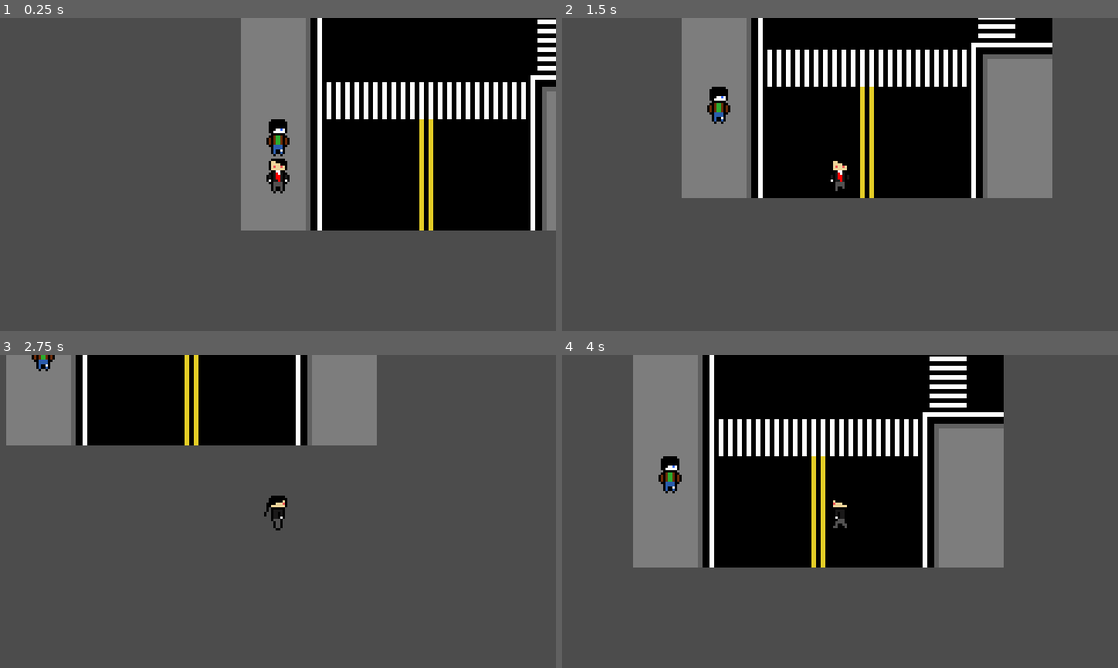
Above: before the commit, frames 1-4 (two rows, left to right).
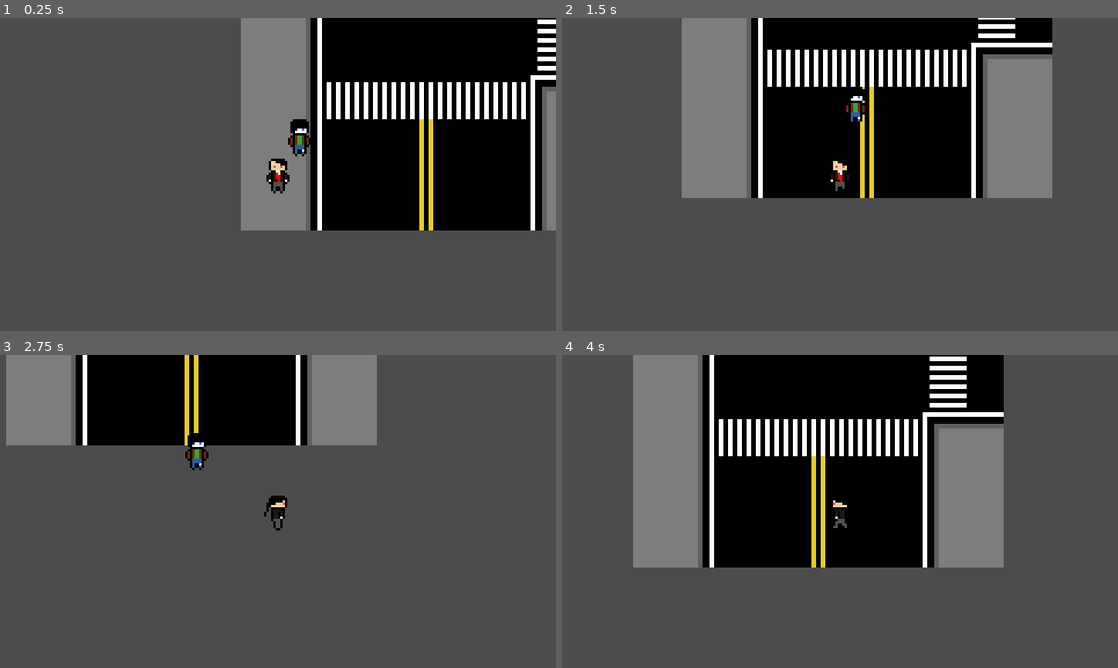
Above: after the commit, the same moments.

Repository: Jam-Bam/Who-is-the-Enemy-V1
Game: Godot game, scene res://Base.tscn
Two runs of this game, one before a commit and one after it. Both use one fixed random seed, a clock stepped at 60 frames per second and the inputs below.
Inputs:
- Up to frame 1 (0.25 s): no input
- Up to frame 2 (1.5 s): hold Right (ui_right) 0.53-1.28 s; hold Down (ui_down) from 1.28 s (still down)
- Up to frame 3 (2.75 s): release Down (ui_down) at 2.03 s; hold Right (ui_right) from 2.03 s (still down)
- Up to frame 4 (4 s): release Right (ui_right) at 2.78 s; hold Up (ui_up) 2.78-3.53 s; hold Left (ui_left) from 3.53 s (still down)

The runs differ from the first frame. In frame 1, 0.7% of the frame differs, in the area x 47-56%, y 32-45%; in frame 2, 0.6%; in frame 3, 0.4%; in frame 4, 0.4%.

Commit message:
moved some folders, added movment to NPC

Diff:
--- a/Base.tscn
+++ b/Base.tscn
@@ -1,8 +1,8 @@
 [gd_scene load_steps=5 format=2]
 
 [ext_resource path="res://Music/The Adventure Begins 8-bit remix.ogg" type="AudioStream" id=1]
-[ext_resource path="res://Sprites/Tiles/city.tres" type="TileSet" id=2]
-[ext_resource path="res://NPC.tscn" type="PackedScene" id=3]
+[ext_resource path="res://Tiles/city.tres" type="TileSet" id=2]
+[ext_resource path="res://NPCs/NPC.tscn" type="PackedScene" id=3]
 [ext_resource path="res://Player/Player.tscn" type="PackedScene" id=4]
 
 [node name="Node" type="Node"]
@@ -22,17 +22,3 @@
 
 [node name="KinematicBody2D" parent="." instance=ExtResource( 4 )]
 position = Vector2( 328, 80 )
-
-[node name="CanvasLayer" type="CanvasLayer" parent="."]
-
-[node name="Control" type="Control" parent="CanvasLayer"]
-margin_right = 40.0
-margin_bottom = 40.0
-
-[node name="Container" type="Container" parent="CanvasLayer/Control"]
-margin_right = 40.0
-margin_bottom = 40.0
-
-[node name="CenterContainer" type="CenterContainer" parent="CanvasLayer/Control/Container"]
-margin_right = 40.0
-margin_bottom = 40.0
--- /dev/null
+++ b/CodeFolder/directions.gd
@@ -0,0 +1,18 @@
+extends Node
+
+const left = Vector2(-1,0)
+const right = Vector2(1,0)
+const up = Vector2(0,-1)
+const down = Vector2(0,1)
+
+func rand():
+	var d = randi() % 4 + 1
+	match d:
+		1:
+			return left
+		2:
+			return right
+		3:
+			return up
+		4:
+			return down
--- a/NPC.gd
+++ /dev/null
@@ -1 +0,0 @@
-extends KinematicBody2D
--- /dev/null
+++ b/NPCs/NPC.gd
@@ -0,0 +1,18 @@
+extends KinematicBody2D
+
+const SPEED = 40
+var movedir = Vector2(0,0)
+var movetimer_length = 100
+var movetimer = 0
+
+func movement_loop():
+	var motion = movedir.normalized() * SPEED
+	move_and_slide(motion, Vector2(0,0))
+
+func _physics_process(delta):
+	movement_loop()
+	if movetimer > 0:
+		movetimer -= 1
+	if movetimer == 0 || is_on_wall():
+		movedir = dir.rand()
+		movetimer = movetimer_length
--- a/NPC.tscn
+++ b/NPCs/NPC.tscn
@@ -1,10 +1,10 @@
-[gd_scene load_steps=8 format=2]
+[gd_scene load_steps=9 format=2]
 
-[ext_resource path="res://NPC.gd" type="Script" id=1]
-[ext_resource path="res://Sprites/Leather Man/lidle0.png" type="Texture" id=2]
-[ext_resource path="res://Sprites/Leather Man/lidle1.png" type="Texture" id=3]
-[ext_resource path="res://Sprites/Leather Man/lidle2.png" type="Texture" id=4]
-[ext_resource path="res://Sprites/Leather Man/lidle3.png" type="Texture" id=5]
+[ext_resource path="res://NPCs/NPC.gd" type="Script" id=1]
+[ext_resource path="res://NPCs/Leather Man/lidle0.png" type="Texture" id=2]
+[ext_resource path="res://NPCs/Leather Man/lidle3.png" type="Texture" id=3]
+[ext_resource path="res://NPCs/Leather Man/lidle1.png" type="Texture" id=4]
+[ext_resource path="res://NPCs/Leather Man/lidle2.png" type="Texture" id=5]
 
 [sub_resource type="SpriteFrames" id=1]
 animations = [ {
@@ -15,22 +15,25 @@
 }, {
 "frames": [ ExtResource( 3 ) ],
 "loop": true,
-"name": "idlel",
+"name": "idler",
 "speed": 5.0
 }, {
 "frames": [ ExtResource( 4 ) ],
 "loop": true,
-"name": "idleu",
+"name": "idlel",
 "speed": 5.0
 }, {
 "frames": [ ExtResource( 5 ) ],
 "loop": true,
-"name": "idler",
+"name": "idleu",
 "speed": 5.0
 } ]
 
 [sub_resource type="RectangleShape2D" id=2]
 extents = Vector2( 5, 2 )
+
+[sub_resource type="RectangleShape2D" id=3]
+extents = Vector2( 14, 14 )
 
 [node name="NPC" type="KinematicBody2D" groups=[
 "NPC",
@@ -43,8 +46,13 @@
 centered = false
 
 [node name="CollisionShape2D" type="CollisionShape2D" parent="."]
+visible = false
 position = Vector2( 8, 3 )
 shape = SubResource( 2 )
 
-[node name="Area2D" type="Area2D" parent="."]
+[node name="askDetection" type="Area2D" parent="."]
 position = Vector2( 8, 3 )
+
+[node name="CollisionShape2D" type="CollisionShape2D" parent="askDetection"]
+position = Vector2( -0.112572, 4.61547 )
+shape = SubResource( 3 )
--- a/Player.tscn
+++ /dev/null
@@ -1,81 +0,0 @@
-[gd_scene load_steps=16 format=2]
-
-[ext_resource path="res://KinematicBody2D.gd" type="Script" id=1]
-[ext_resource path="res://Sprites/Player/down0.png" type="Texture" id=2]
-[ext_resource path="res://Sprites/Player/down1.png" type="Texture" id=3]
-[ext_resource path="res://Sprites/Player/idle0.png" type="Texture" id=4]
-[ext_resource path="res://Sprites/Player/idle2.png" type="Texture" id=5]
-[ext_resource path="res://Sprites/Player/idle1.png" type="Texture" id=6]
-[ext_resource path="res://Sprites/Player/side0.png" type="Texture" id=7]
-[ext_resource path="res://Sprites/Player/side1.png" type="Texture" id=8]
-[ext_resource path="res://Sprites/Player/side2.png" type="Texture" id=9]
-[ext_resource path="res://Sprites/Player/side3.png" type="Texture" id=10]
-[ext_resource path="res://Sprites/Player/up0.png" type="Texture" id=11]
-[ext_resource path="res://Sprites/Player/up1.png" type="Texture" id=12]
-[ext_resource path="res://Button.gd" type="Script" id=13]
-
-[sub_resource type="SpriteFrames" id=1]
-animations = [ {
-"frames": [ ExtResource( 2 ), ExtResource( 3 ) ],
-"loop": true,
-"name": "walkd",
-"speed": 5.0
-}, {
-"frames": [ ExtResource( 4 ) ],
-"loop": true,
-"name": "idled",
-"speed": 5.0
-}, {
-"frames": [ ExtResource( 5 ) ],
-"loop": true,
-"name": "idleu",
-"speed": 5.0
-}, {
-"frames": [ ExtResource( 6 ) ],
-"loop": true,
-"name": "idles",
-"speed": 5.0
-}, {
-"frames": [ ExtResource( 7 ), ExtResource( 8 ), ExtResource( 9 ), ExtResource( 10 ) ],
-"loop": true,
-"name": "walks",
-"speed": 5.0
-}, {
-"frames": [ ExtResource( 11 ), ExtResource( 12 ) ],
-"loop": true,
-"name": "walku",
-"speed": 5.0
-} ]
-
-[sub_resource type="RectangleShape2D" id=2]
-extents = Vector2( 5, 7 )
-
-[node name="KinematicBody2D" type="KinematicBody2D"]
-script = ExtResource( 1 )
-
-[node name="Sprite" type="AnimatedSprite" parent="."]
-frames = SubResource( 1 )
-animation = "idled"
-centered = false
-
-[node name="CollisionShape2D" type="CollisionShape2D" parent="."]
-position = Vector2( 8, 8 )
-shape = SubResource( 2 )
-
-[node name="Camera2D" type="Camera2D" parent="."]
-position = Vector2( 8, 8 )
-current = true
-drag_margin_h_enabled = false
-drag_margin_v_enabled = false
-
-[node name="Button" type="Button" parent="Camera2D"]
-margin_left = -117.959
-margin_top = -65.2176
-margin_right = -37.9588
-margin_bottom = -45.2176
-rect_scale = Vector2( 1.09071, 1.12528 )
-custom_colors/font_color = Color( 1, 0.0156863, 0.0156863, 1 )
-text = "100"
-script = ExtResource( 13 )
-[connection signal="pressed" from="Camera2D/Button" to="Camera2D/Button" method="_on_Button_pressed"]
-[connection signal="ready" from="Camera2D/Button" to="Camera2D/Button" method="_on_Button_ready"]
--- a/Player/KinematicBody2D.gd
+++ b/Player/Player.gd
@@ -1,7 +1,7 @@
 extends KinematicBody2D
 
 const SPEED = 70
-const movedir = Vector2(0,0)
+var movedir = Vector2(0,0)
 var lastmotion
 
 func _physics_process(delta):
--- a/Player/Player.tscn
+++ b/Player/Player.tscn
@@ -1,23 +1,23 @@
 [gd_scene load_steps=15 format=2]
 
-[ext_resource path="res://Player/KinematicBody2D.gd" type="Script" id=1]
-[ext_resource path="res://Sprites/Player/Main Character/MC-IdleBack.png.png" type="Texture" id=2]
-[ext_resource path="res://Sprites/Player/Main Character/MC-FrontAni0.png.png" type="Texture" id=3]
-[ext_resource path="res://Sprites/Player/Main Character/MC-FrontAni1.png.png" type="Texture" id=4]
-[ext_resource path="res://Sprites/Player/Main Character/MC-IdleFront.png.png" type="Texture" id=5]
-[ext_resource path="res://Sprites/Player/Main Character/MC-BackAni0.png.png" type="Texture" id=6]
-[ext_resource path="res://Sprites/Player/Main Character/MC-BackAni1.png.png" type="Texture" id=7]
-[ext_resource path="res://Sprites/Player/Main Character/MC-LeftAni0.png.png" type="Texture" id=8]
-[ext_resource path="res://Sprites/Player/Main Character/MC-LeftAni1.png.png" type="Texture" id=9]
-[ext_resource path="res://Sprites/Player/Main Character/MC-LeftAni2.png.png" type="Texture" id=10]
-[ext_resource path="res://Sprites/Player/Main Character/MC-LeftAni3.png.png" type="Texture" id=11]
-[ext_resource path="res://Sprites/Player/Main Character/MC-IdleLeft.png.png" type="Texture" id=12]
+[ext_resource path="res://Player/Player.gd" type="Script" id=1]
+[ext_resource path="res://Player/Main Character Sprites/MC-IdleFront.png.png" type="Texture" id=2]
+[ext_resource path="res://Player/Main Character Sprites/MC-FrontAni0.png.png" type="Texture" id=3]
+[ext_resource path="res://Player/Main Character Sprites/MC-FrontAni1.png.png" type="Texture" id=4]
+[ext_resource path="res://Player/Main Character Sprites/MC-IdleBack.png.png" type="Texture" id=5]
+[ext_resource path="res://Player/Main Character Sprites/MC-LeftAni0.png.png" type="Texture" id=6]
+[ext_resource path="res://Player/Main Character Sprites/MC-LeftAni1.png.png" type="Texture" id=7]
+[ext_resource path="res://Player/Main Character Sprites/MC-LeftAni2.png.png" type="Texture" id=8]
+[ext_resource path="res://Player/Main Character Sprites/MC-LeftAni3.png.png" type="Texture" id=9]
+[ext_resource path="res://Player/Main Character Sprites/MC-IdleLeft.png.png" type="Texture" id=10]
+[ext_resource path="res://Player/Main Character Sprites/MC-BackAni0.png.png" type="Texture" id=11]
+[ext_resource path="res://Player/Main Character Sprites/MC-BackAni1.png.png" type="Texture" id=12]
 
 [sub_resource type="SpriteFrames" id=1]
 animations = [ {
 "frames": [ ExtResource( 2 ) ],
 "loop": true,
-"name": "idleu",
+"name": "idled",
 "speed": 5.0
 }, {
 "frames": [ ExtResource( 3 ), ExtResource( 4 ) ],
@@ -27,22 +27,22 @@
 }, {
 "frames": [ ExtResource( 5 ) ],
 "loop": true,
-"name": "idled",
+"name": "idleu",
 "speed": 5.0
 }, {
-"frames": [ ExtResource( 6 ), ExtResource( 7 ) ],
-"loop": true,
-"name": "walku",
-"speed": 5.0
-}, {
-"frames": [ ExtResource( 8 ), ExtResource( 9 ), ExtResource( 10 ), ExtResource( 11 ) ],
+"frames": [ ExtResource( 6 ), ExtResource( 7 ), ExtResource( 8 ), ExtResource( 9 ) ],
 "loop": true,
 "name": "walks",
 "speed": 5.0
 }, {
-"frames": [ ExtResource( 12 ) ],
+"frames": [ ExtResource( 10 ) ],
 "loop": true,
 "name": "idles",
+"speed": 5.0
+}, {
+"frames": [ ExtResource( 11 ), ExtResource( 12 ) ],
+"loop": true,
+"name": "walku",
 "speed": 5.0
 } ]
 
--- a/Sprites/Tiles/city.tres
+++ b/Tiles/city.tres
@@ -1,6 +1,7 @@
 [gd_resource type="TileSet" load_steps=2 format=2]
 
-[ext_resource path="res://Sprites/Tiles/City Tiles.png" type="Texture" id=1]
+[ext_resource path="res://Tiles/City Tiles.png" type="Texture" id=1]
+
 
 [resource]
 0/name = "SW"
--- a/default_env.tres
+++ /dev/null
@@ -1,7 +0,0 @@
-[gd_resource type="Environment" load_steps=2 format=2]
-
-[sub_resource type="ProceduralSky" id=1]
-
-[resource]
-background_mode = 2
-background_sky = SubResource( 1 )
--- a/project.godot
+++ b/project.godot
@@ -17,7 +17,10 @@
 
 config/name="RPG"
 run/main_scene="res://Base.tscn"
-config/icon="res://Sprites/icon.png"
+
+[autoload]
+
+dir="*res://CodeFolder/directions.gd"
 
 [display]
 
@@ -93,4 +96,3 @@
 [rendering]
 
 quality/2d/use_pixel_snap=true
-environment/default_environment="res://default_env.tres"
Renamed: Button.gd -> CodeFolder/Button.gd
Renamed: Sprites/Leather Man/lidle0.png -> NPCs/Leather Man/lidle0.png
Renamed: Sprites/Leather Man/lidle1.png -> NPCs/Leather Man/lidle1.png
Renamed: Sprites/Leather Man/lidle2.png -> NPCs/Leather Man/lidle2.png
Renamed: Sprites/Leather Man/lidle3.png -> NPCs/Leather Man/lidle3.png
Renamed: Sprites/Player/Non-Player Sprites/Bodies/Animations/FrontBdyAni1-0.png.png -> NPCs/Non-Player Sprites/Bodies/Animations/FrontBdyAni1-0.png.png
Renamed: Sprites/Player/Non-Player Sprites/Bodies/Animations/FrontBdyAni1-1.png.png -> NPCs/Non-Player Sprites/Bodies/Animations/FrontBdyAni1-1.png.png
Renamed: Sprites/Player/Non-Player Sprites/Bodies/Animations/FrontBdyAni10-0.png.png -> NPCs/Non-Player Sprites/Bodies/Animations/FrontBdyAni10-0.png.png
Renamed: Sprites/Player/Non-Player Sprites/Bodies/Animations/FrontBdyAni10-1.png.png -> NPCs/Non-Player Sprites/Bodies/Animations/FrontBdyAni10-1.png.png
Renamed: Sprites/Player/Non-Player Sprites/Bodies/Animations/FrontBdyAni2-0.png.png -> NPCs/Non-Player Sprites/Bodies/Animations/FrontBdyAni2-0.png.png
Renamed: Sprites/Player/Non-Player Sprites/Bodies/Animations/FrontBdyAni2-1.png.png -> NPCs/Non-Player Sprites/Bodies/Animations/FrontBdyAni2-1.png.png
Renamed: Sprites/Player/Non-Player Sprites/Bodies/Animations/FrontBdyAni3-0.png.png -> NPCs/Non-Player Sprites/Bodies/Animations/FrontBdyAni3-0.png.png
(and 96 more such lines)
